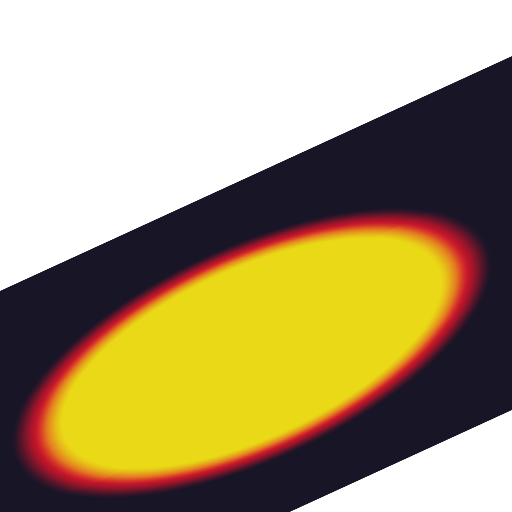
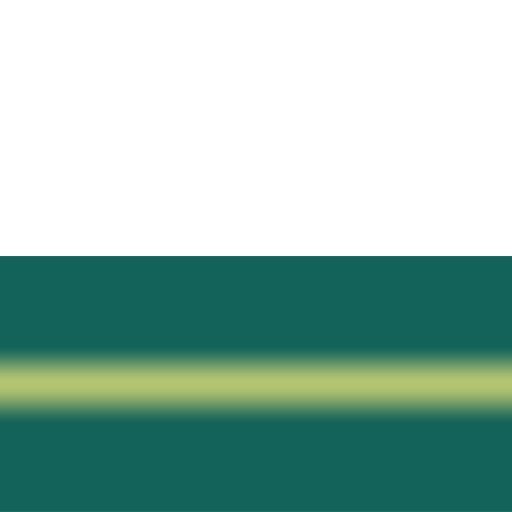
Comparing the layer stacks of the two 512px x 512px images. Changes:
hid "Gradient Fill 3 copy" over [left=0, top=56, right=512, bottom=512]
added layer "Gradient Fill 1 copy" above "Gradient Fill 1" over [left=0, top=256, right=512, bottom=512]
